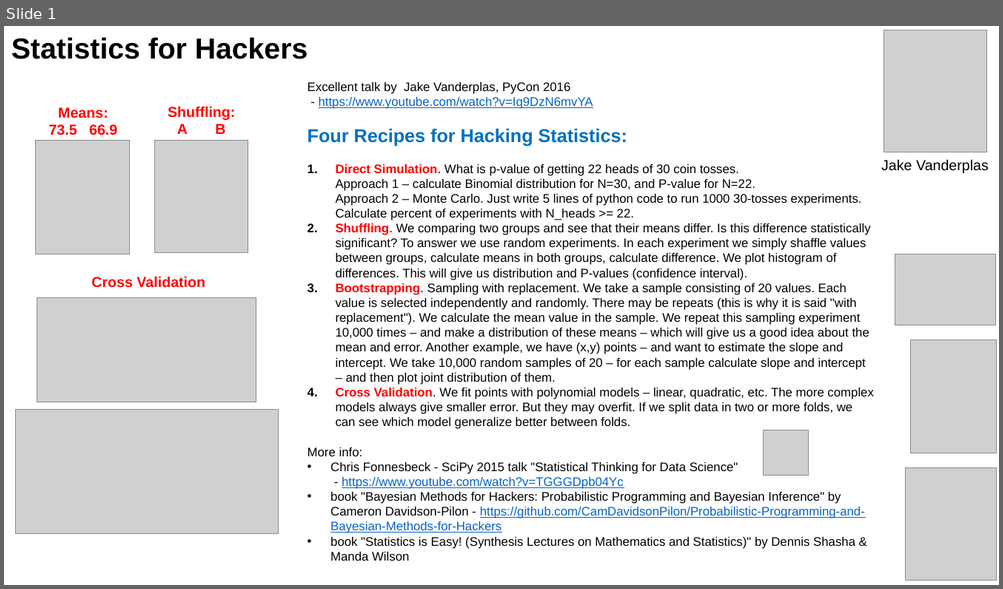
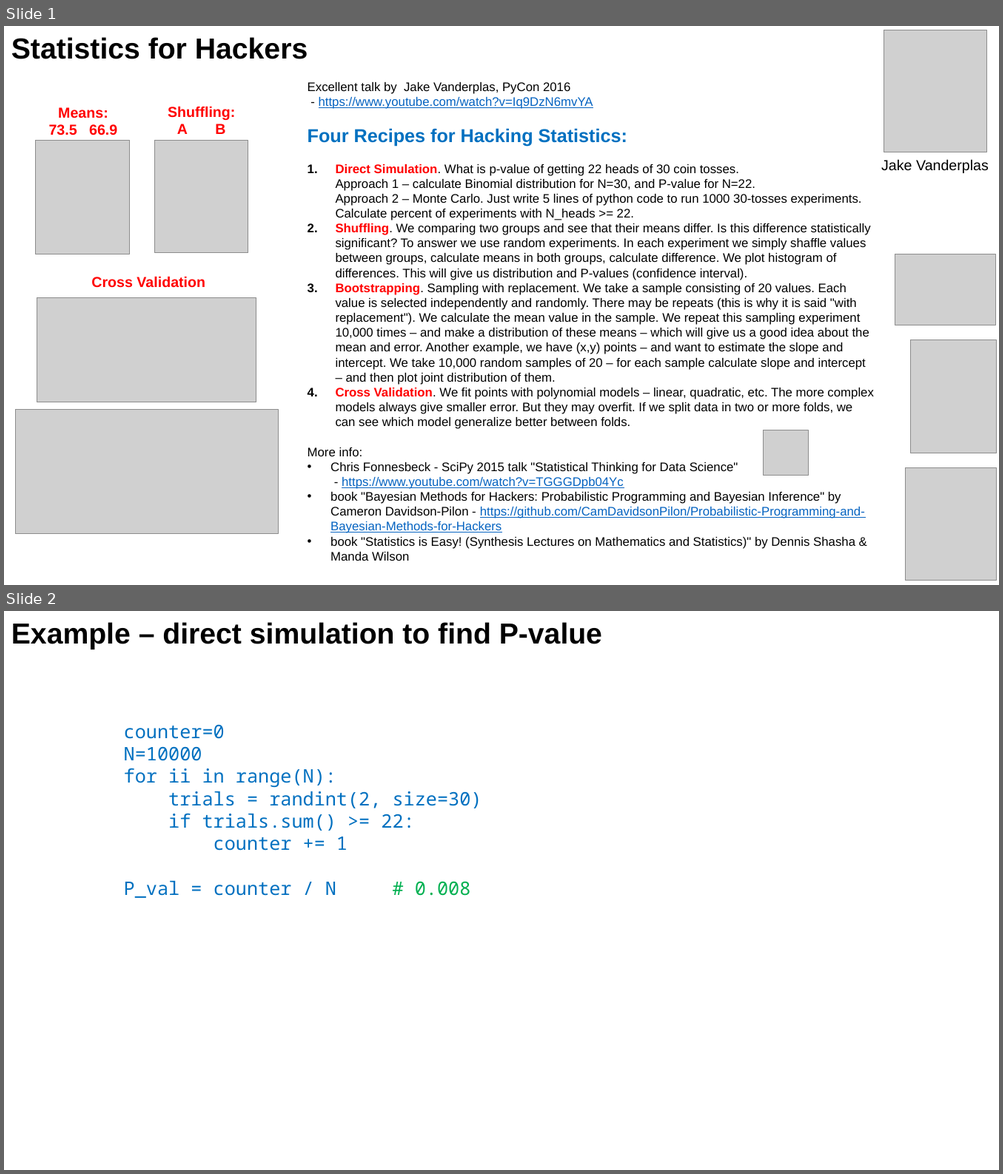
Before and after one commit to lselector/ml_ai_doc, a slide deck: statistics_16_for_hackers.pptx. Shown one above the other, each under a label of ours: slide 1 before the commit, slides 1 and 2 after it. The pictures are 1003x589 and 1003x1174 pixels, drawn with LibreOffice and Linux fonts; fonts in the diff are those of the drawing; grey boxes stand for pictures. Boxes give left, top, right and bottom in pixels: in the first picture for what was removed or moved away, otherwise in the second. Text is boxed around its words. In the diff, an @@ line names an element or a change of style, - is before the commit and + after.

```diff
--- a/statistics_16_for_hackers.pptx
+++ b/statistics_16_for_hackers.pptx
@@ slide 2 added at [4,611,999,1170], background #FFFFFF @@
@@ text added at [11,622,602,649], 28 pt, text #000000, bold @@
+Example – direct simulation to find P-value
@@ text added at [124,724,482,898], 18 pt, text #0070C0 @@
+counter=0
+N=10000
+for ii in range(N):
+trials = randint(2, size=30)
+if trials.sum() >= 22:
+counter += 1
+P_val = counter / N # 0.008
```
Also in this commit, not shown: 2 other slides added.
